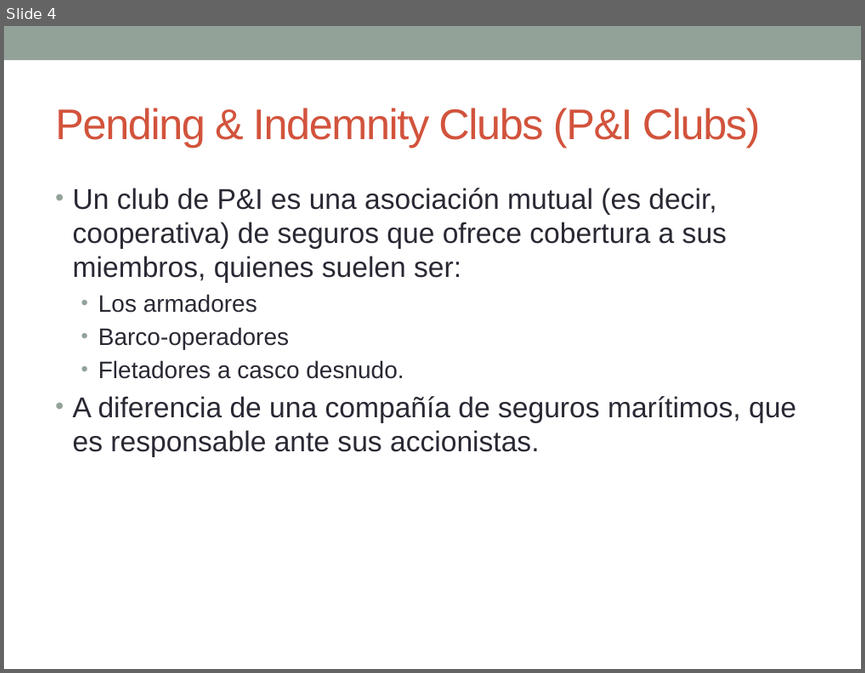
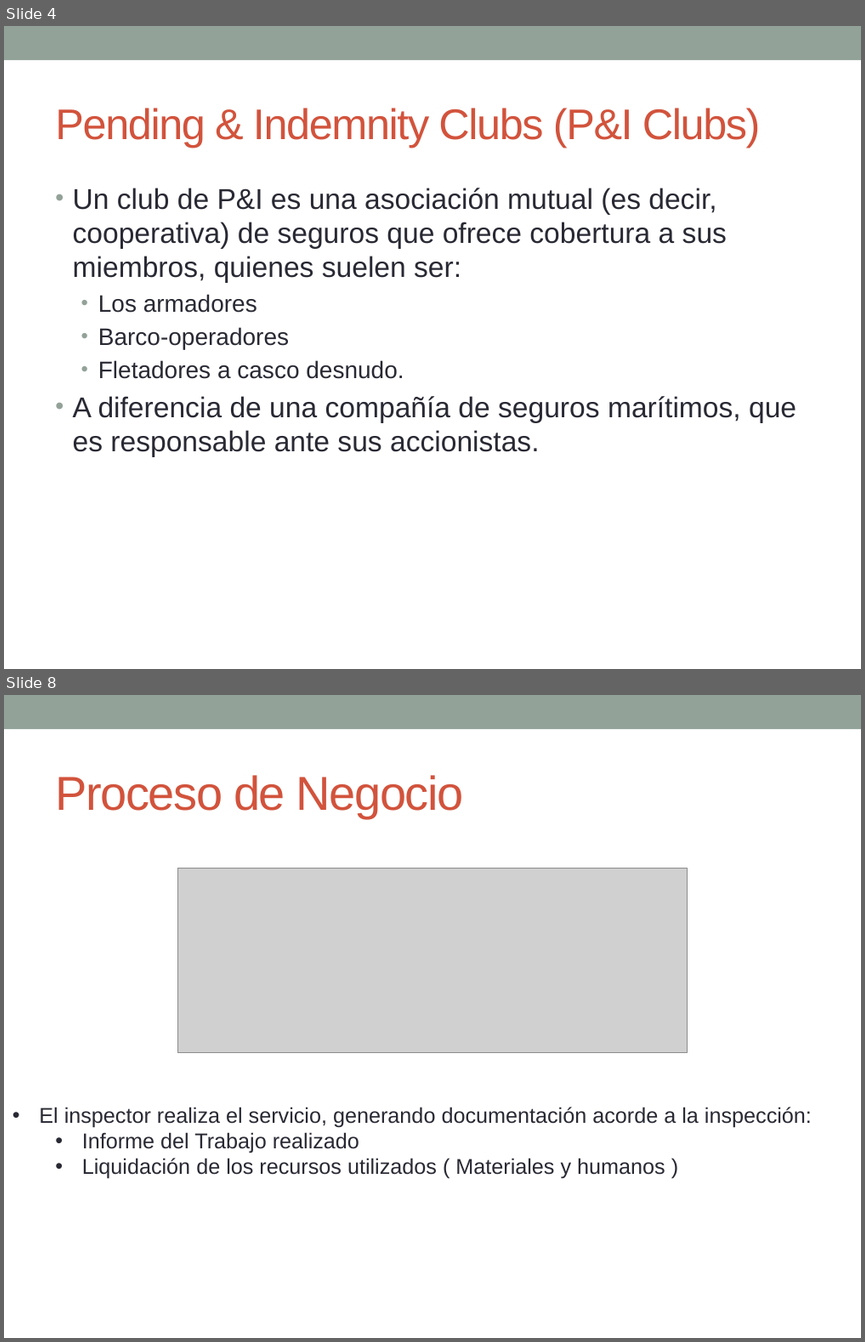
Before and after one commit to jx4nk00/joint-ops, a slide deck: 1 Diseño/Presentación hito 2 30 de Julio.pptx. Shown one above the other, each under a label of ours: slide 4 before the commit, slides 4 and 8 after it; the slides between them are not shown. The pictures are 865x673 and 865x1342 pixels, drawn with LibreOffice and Linux fonts; fonts in the diff are those of the drawing; grey boxes stand for pictures. Boxes give left, top, right and bottom in pixels: in the first picture for what was removed or moved away, otherwise in the second. Text is boxed around its words. In the diff, an @@ line names an element or a change of style, - is before the commit and + after.

```diff
--- a/1 Diseño/Presentación hito 2 30 de Julio.pptx
+++ b/1 Diseño/Presentación hito 2 30 de Julio.pptx
@@ slide 8 added at (4,695,861,1338), background #FFFFFF; not listed: 1 template element that a slide beside it also shows @@
@@ title added at (55,775,464,818), 40 pt, text #D2533C @@
+Proceso de Negocio
@@ picture added at (178,868,687,1053) @@
@@ text added at (39,1106,812,1179), 18 pt, text #292934 @@
+• El inspector realiza el servicio, generando documentación acorde a la inspección:
+  • Informe del Trabajo realizado
+  • Liquidación de los recursos utilizados ( Materiales y humanos )
```
Also in this commit, not shown: 4 slides changed, 7 other slides added, 6 other files.
